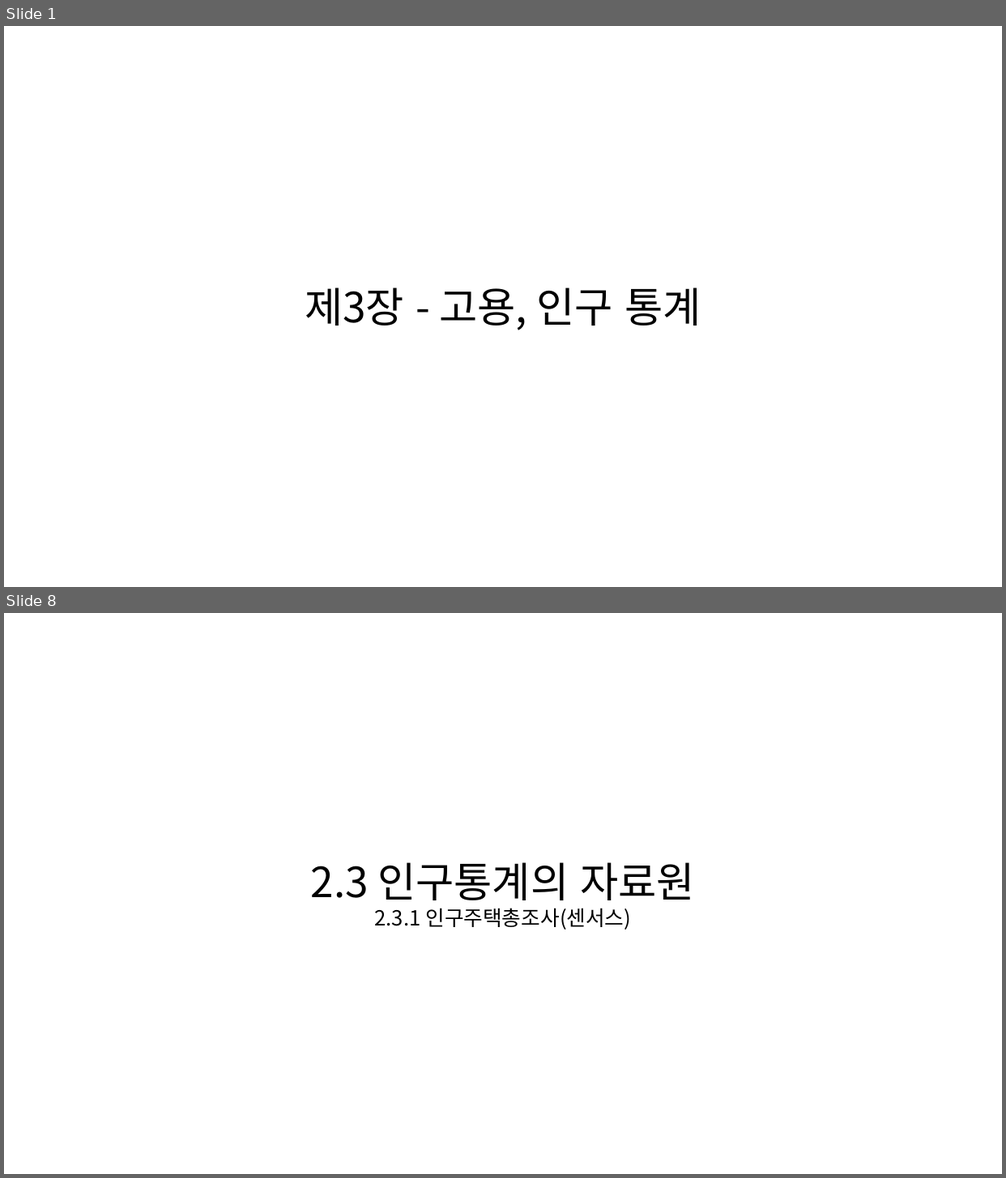
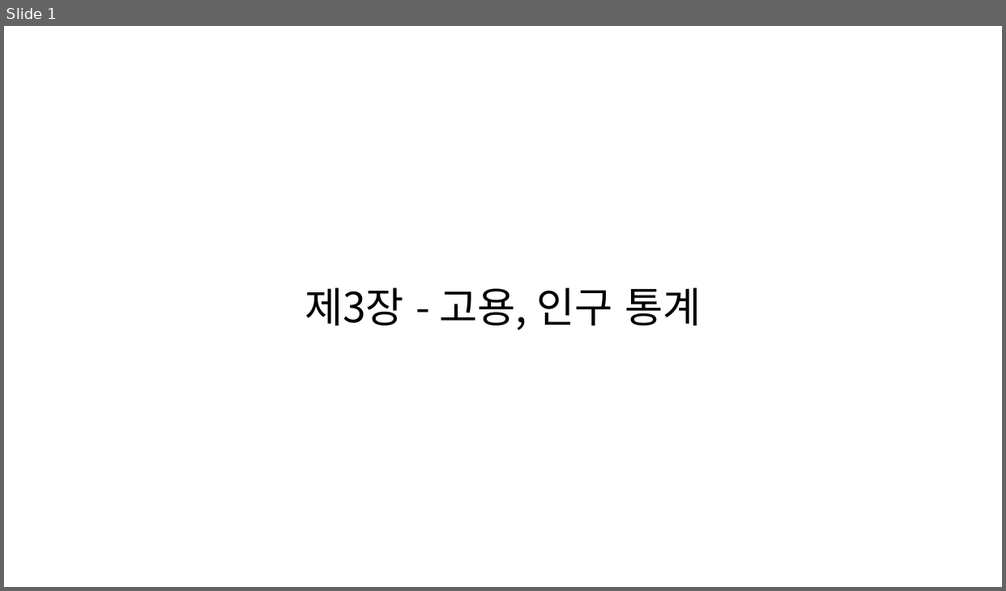
Before and after one commit to KNOU-STUDY/KNOU-UNDERSTANDING-NATIONAL-STATISTICS, a slide deck: previous_question/3장-고용,임금 통계.pptx. Shown one above the other, each under a label of ours: slides 1 and 8 before the commit, slide 1 after it; the slides between them are not shown. The pictures are 1006x1178 and 1006x591 pixels, drawn with LibreOffice and Linux fonts; fonts in the diff are those of the drawing. Boxes give left, top, right and bottom in pixels: in the first picture for what was removed or moved away, otherwise in the second. Text is boxed around its words. In the diff, an @@ line names an element or a change of style, - is before the commit and + after.

```diff
--- a/previous_question/3장-고용,임금 통계.pptx
+++ b/previous_question/3장-고용,임금 통계.pptx
@@ slide 8 removed at (4,613,1002,1174), background #FFFFFF @@
@@ text removed at (311,862,696,930) @@
-2.3 인구통계의 자료원
-2.3.1 인구주택총조사(센서스)
```
Also in this commit, not shown: 2 slides changed, 10 slides added, 15 other slides removed.
